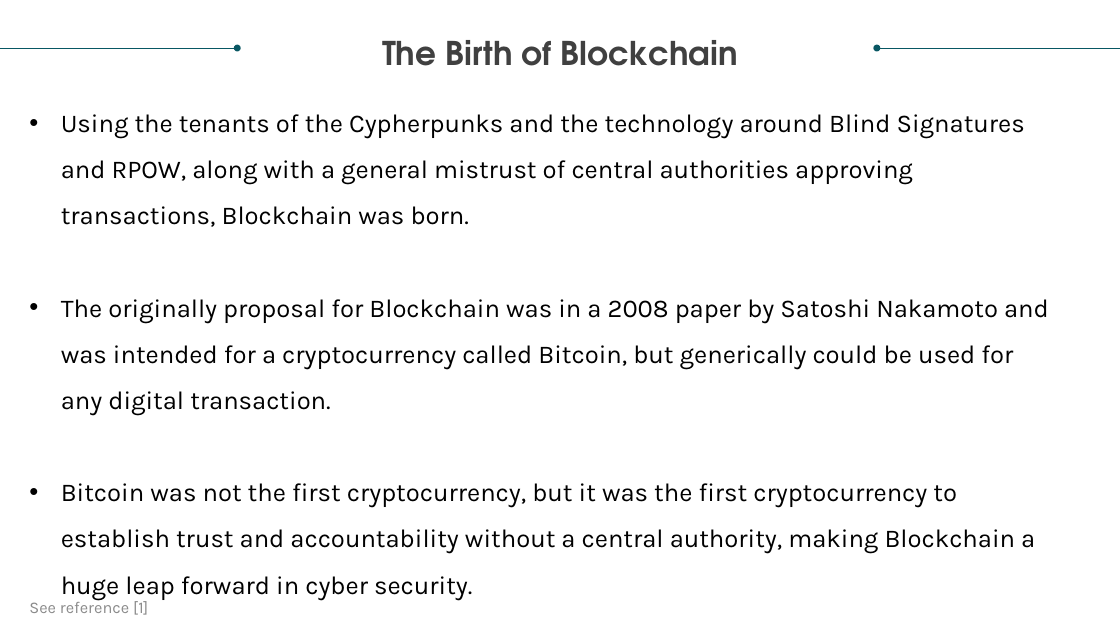
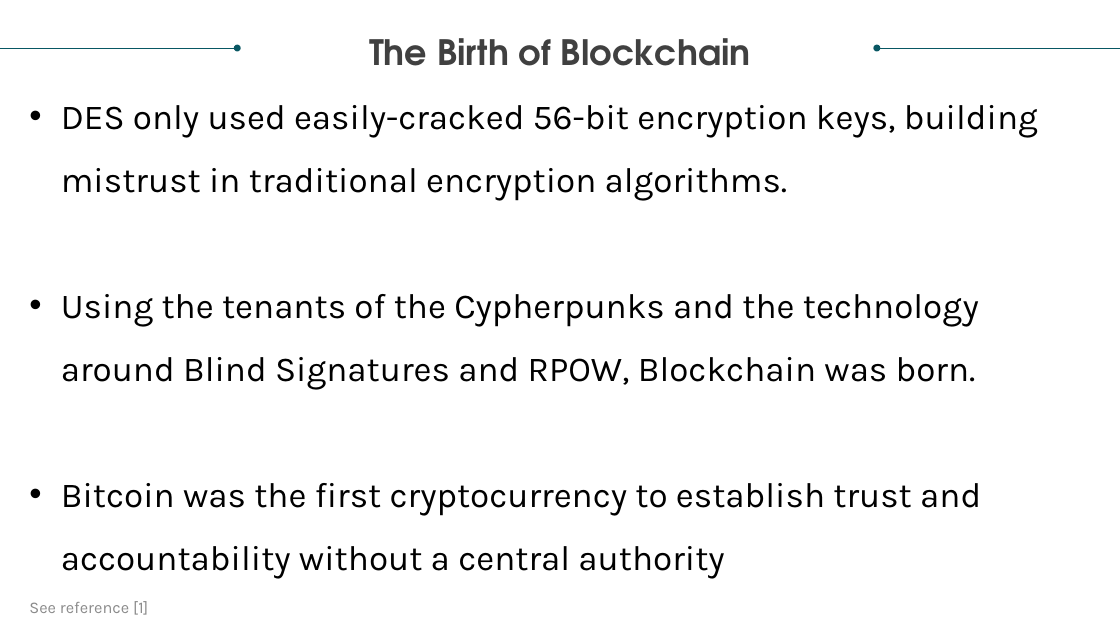
Before and after one commit to realdanielbyrne/BlockChainIntro, a slide deck: slide 4 of DS749 Project_Team 4_Blockchain Analysis.pptx (slide 5 before the commit). Drawn at 1120x630 pixels with LibreOffice and Linux fonts; fonts in the diff are those of the drawing. Boxes give left, top, right and bottom in pixels: in the first picture for what was removed or moved away, otherwise in the second. Text is boxed around its words. In the diff, an @@ line names an element or a change of style, - is before the commit and + after.

Commit message:
Check-in of reviewed paper and PowerPoint

```diff
--- a/DS749 Project_Team 4_Blockchain Analysis.pptx
+++ b/DS749 Project_Team 4_Blockchain Analysis.pptx
@@ text "The Birth of Blockchain" at box(369, 38, 751, 66): size 28 to 30 pt @@
@@ text at box(61, 105, 1038, 579): text changed; size 22 to 30 pt @@
-• Using the tenants of the Cypherpunks and the technology around Blind Signatures and RPOW, along with a general mistrust of central authorities approving transactions, Blockchain was born.
-• The originally proposal for Blockchain was in a 2008 paper by Satoshi Nakamoto and was intended for a cryptocurrency called Bitcoin, but generically could be used for any digital transaction.
-• Bitcoin was not the first cryptocurrency, but it was the first cryptocurrency to establish trust and accountability without a central authority, making Blockchain a huge leap forward in cyber security.
+• DES only used easily-cracked 56-bit encryption keys, building mistrust in traditional encryption algorithms.
+• Using the tenants of the Cypherpunks and the technology around Blind Signatures and RPOW, Blockchain was born.
+• Bitcoin was the first cryptocurrency to establish trust and accountability without a central authority
```
Also in this commit, not shown: 9 other slides changed, 1 slide added, 1 slide removed, 1 other file.
